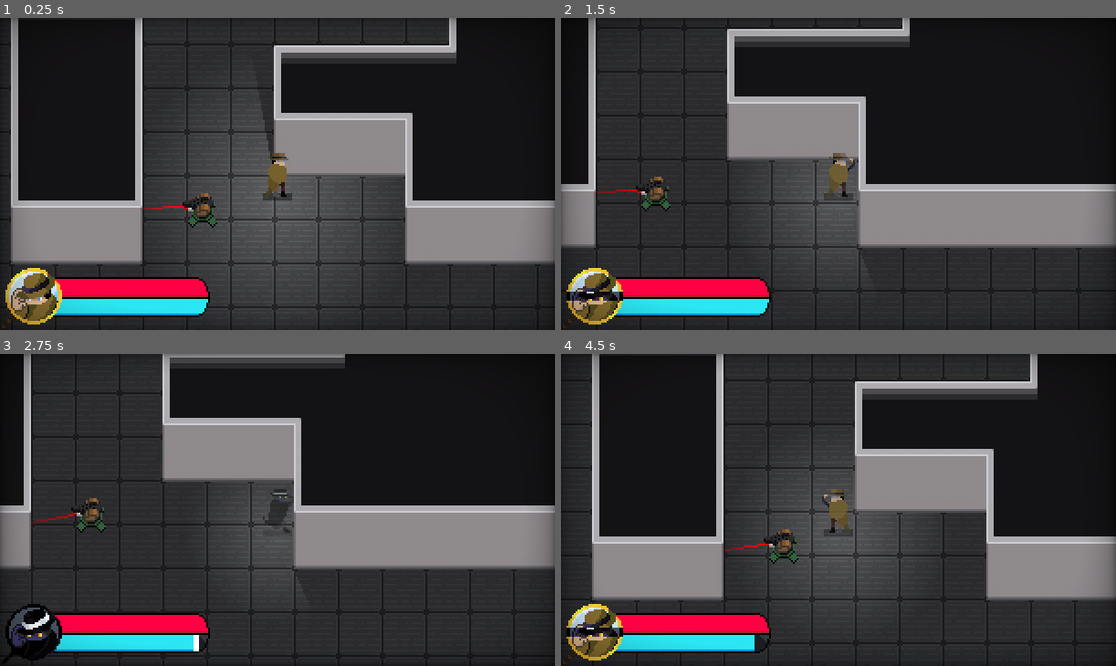
Above: before the commit, frames 1-4 (two rows, left to right).
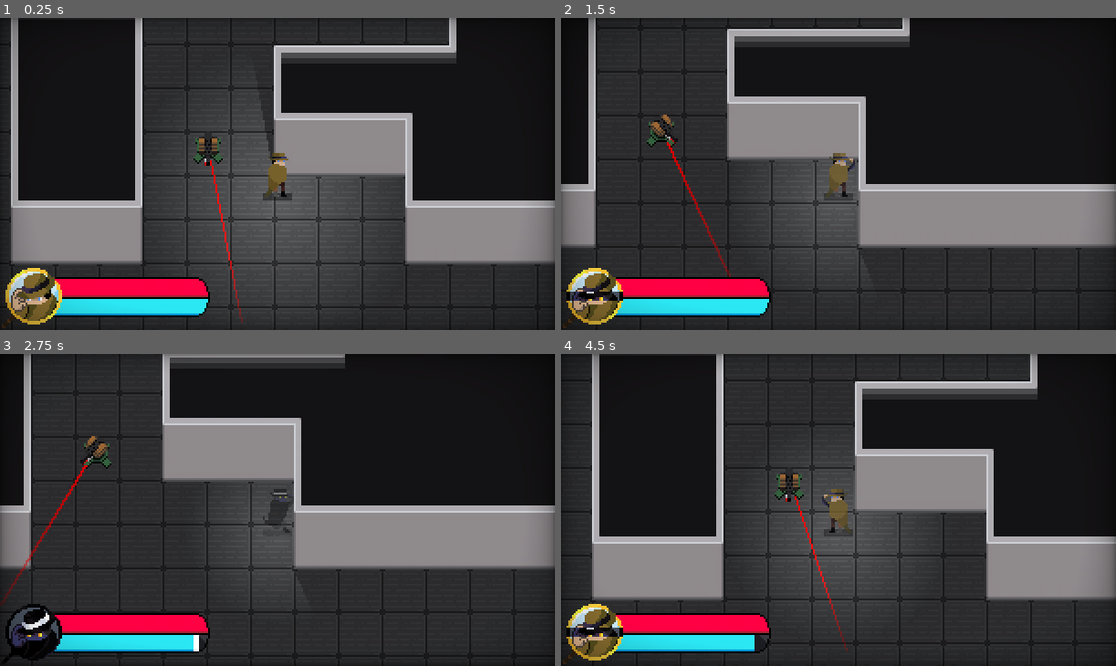
Above: after the commit, the same moments.

Repository: Cabidge/SGD1
Game: Godot game, scene res://assets/Main.tscn
Same seed, same stepped clock (60 frames per second), same inputs: the game is played once before the commit and once after it. The engine's default icon, where the game draws it, is replaced by a stand-in: a white triangle on a blue panel in a dark square.
Inputs (mouse positions are in pixels of both pictures, inside the frame that each line leads up to):
- Up to frame 1 (0.25 s): no input
- Up to frame 2 (1.5 s): move the mouse to (960, 158) at 0.52 s; press the mouse at (960, 158) at 0.53 s; hold D (move_right) 0.53-1.28 s; move the mouse to (727, 189) at 1.27 s; release the mouse at (727, 189) at 1.28 s; hold S (move_down) from 1.28 s (still down); right-click (727, 189) at 1.35 s
- Up to frame 3 (2.75 s): move the mouse to (333, 441) at 2.02 s; release S (move_down) at 2.03 s; press the mouse at (333, 441) at 2.03 s; hold D (move_right) from 2.03 s (still down)
- Up to frame 4 (4.5 s): move the mouse to (810, 572) at 2.77 s; release D (move_right) at 2.78 s; release the mouse at (810, 572) at 2.78 s; hold W (move_up) 2.78-3.53 s; right-click (810, 572) at 2.85 s; move the mouse to (1005, 556) at 3.52 s; press the mouse at (1005, 556) at 3.53 s; hold A (move_left) from 3.53 s (still down); move the mouse to (672, 463) at 4.27 s; release the mouse at (672, 463) at 4.28 s; right-click (672, 463) at 4.35 s

The runs differ from the first frame. In frame 1, 0.9% of the frame differs, in the area x 25-44%, y 36-98%; in frame 2, 0.8%; in frame 3, 0.8%; in frame 4, 0.9%.

Commit message:
Added turret scanning.

Diff:
--- a/assets/Main.tscn
+++ b/assets/Main.tscn
@@ -289,7 +289,8 @@
 position = Vector2( 506, 275 )
 
 [node name="Turret" parent="YSort" instance=ExtResource( 14 )]
-position = Vector2( 465, 284 )
+position = Vector2( 468, 249 )
+central_angle = 4.713
 
 [node name="CanvasLayer" type="CanvasLayer" parent="."]
 
--- a/assets/player/Player.tscn
+++ b/assets/player/Player.tscn
@@ -282,7 +282,12 @@
 "values": [ -40.0, 40.0 ]
 }
 
+[sub_resource type="CapsuleShape2D" id=105]
+radius = 6.0
+height = 12.0
+
 [node name="Player" type="KinematicBody2D"]
+collision_layer = 32
 script = ExtResource( 2 )
 
 [node name="Camera2D" type="Camera2D" parent="."]
@@ -348,6 +353,15 @@
 texture_scale = 0.8
 shadow_enabled = true
 shadow_color = Color( 0, 0, 0, 1 )
+
+[node name="Body" type="StaticBody2D" parent="."]
+visible = false
+position = Vector2( 0, -12 )
+collision_layer = 2
+collision_mask = 0
+
+[node name="CollisionShape2D" type="CollisionShape2D" parent="Body"]
+shape = SubResource( 105 )
 [connection signal="animation_finished" from="Sprite" to="Sprite" method="_on_Sprite_animation_finished"]
 [connection signal="tween_all_completed" from="Pivot/Trail/Tween" to="Pivot/Trail" method="_on_Tween_tween_all_completed"]
 [connection signal="timeout" from="StateMachine/ManaDecay" to="StateMachine" method="_on_ManaDecay_timeout"]
--- a/assets/turret/Turret.gd
+++ b/assets/turret/Turret.gd
@@ -1,7 +1,7 @@
 extends Node2D
 
-const SCAN_ANGLE = 0.2
-const SCAN_TIME = 0.8
+const SCAN_ANGLE = deg2rad(45)
+const SCAN_TIME = 1.0
 
 export var central_angle = 0.0
 
@@ -13,17 +13,20 @@
 onready var tween = $Tween
 
 func _ready():
+	set_angle(central_angle)
 	scan_auto()
 
 func scan_auto():
+	print(angle)
 	if angle < central_angle:
 		tween_angle(central_angle + SCAN_ANGLE)
 	else:
 		tween_angle(central_angle - SCAN_ANGLE)
 
-func tween_angle(angle_diff : float):
-	tween.interpolate_property(self,"angle",angle,angle + angle_diff,
-			SCAN_TIME, Tween.TRANS_SINE,Tween.EASE_IN_OUT)
+func tween_angle(new_angle : float):
+	var time = abs((angle - new_angle) / SCAN_ANGLE) * SCAN_TIME
+	tween.interpolate_property(self,"angle",angle,new_angle,
+			time)
 	tween.start()
 
 func set_angle(new):
--- a/assets/turret/Turret.tscn
+++ b/assets/turret/Turret.tscn
@@ -28,6 +28,7 @@
 
 [node name="RayCast2D" type="RayCast2D" parent="Laser"]
 visible = false
+collision_mask = 3
 
 [node name="Sprite" type="Sprite" parent="."]
 light_mask = 0
--- a/project.godot
+++ b/project.godot
@@ -98,6 +98,11 @@
  ]
 }
 
+[layer_names]
+
+2d_physics/layer_1="Solid"
+2d_physics/layer_2="Opaque"
+
 [rendering]
 
 quality/2d/use_pixel_snap=true
Not shown: 3 places in assets/player/Player.tscn that only renumber resources
